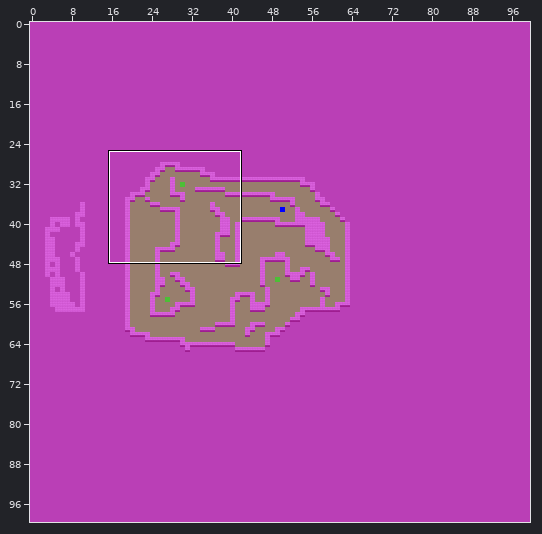
An edit to a level. Tiled map, raw-assets/tilemaps/main.tmx. Above: a wide view before the commit, with the close-up outlined.
Close-up. Before the edit:
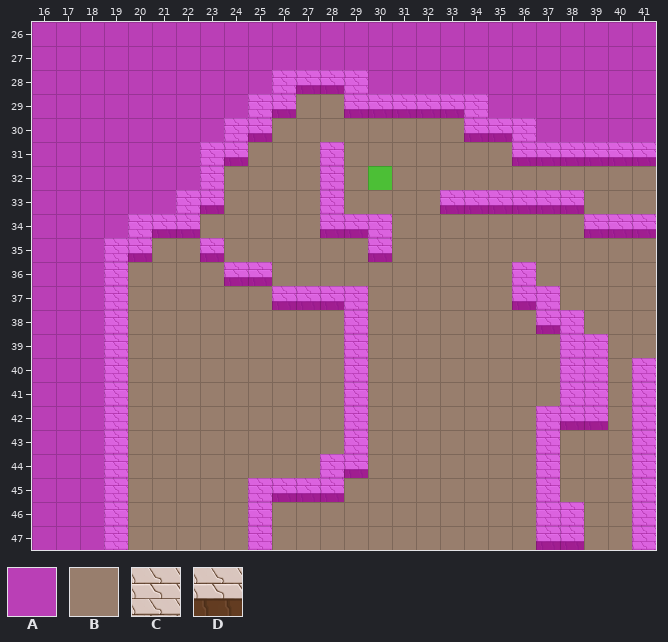
Cells are 128x128 px. Shown: x 16..41, y 26..47. The commit also changed other parts of the map, which this record leaves out.
Key: from "collision": A 0; from "terrain": B 0, C 1, D 3.
_ is an empty cell.
Layers that did not change in this view are not listed.
Layer "terrain" before, first column x 16:
26 BBBBBBBBBBBBBBBBBBBBBBBBBB
27 BBBBBBBBBBBBBBBBBBBBBBBBBB
28 BBBBBBBBBBCDDCBBBBBBBBBBBB
29 BBBBBBBBBCDBBDDDDDCBBBBBBB
30 BBBBBBBBCDBBBBBBBBDDCBBBBB
31 BBBBBBBCDBBBCBBBBBBBDDDDDD
32 BBBBBBBCBBBBCBBBBBBBBBBBBB
33 BBBBBBCDBBBBCBBBBDDDDDDBBB
34 BBBBCDDBBBBBDDCBBBBBBBBDDD
35 BBBCDBBDBBBBBBDBBBBBBBBBBB
36 BBBCBBBBDDBBBBBBBBBBCBBBBB
37 BBBCBBBBBBDDDCBBBBBBDCBBBB
38 BBBCBBBBBBBBBCBBBBBBBDCBBB
39 BBBCBBBBBBBBBCBBBBBBBBCCBB
40 BBBCBBBBBBBBBCBBBBBBBBCCBC
41 BBBCBBBBBBBBBCBBBBBBBBCCBC
42 BBBCBBBBBBBBBCBBBBBBBCDDBC
43 BBBCBBBBBBBBBCBBBBBBBCBBBC
44 BBBCBBBBBBBBCDBBBBBBBCBBBC
45 BBBCBBBBBCDDDBBBBBBBBCBBBC
46 BBBCBBBBBCBBBBBBBBBBBCCBBC
47 BBBCBBBBBCBBBBBBBBBBBDDBBC
Layer "collision" before, first column x 16:
26 AAAAAAAAAAAAAAAAAAAAAAAAAA
27 AAAAAAAAAAAAAAAAAAAAAAAAAA
28 AAAAAAAAAAAAAAAAAAAAAAAAAA
29 AAAAAAAAAAA__AAAAAAAAAAAAA
30 AAAAAAAAAA________AAAAAAAA
31 AAAAAAAAA___A_______AAAAAA
32 AAAAAAAA____A_____________
33 AAAAAAAA____A____AAAAAA___
34 AAAAAAA_____AAA________AAA
35 AAAAA__A______A___________
36 AAAA____AA__________A_____
37 AAAA______AAAA______AA____
38 AAAA_________A_______AA___
39 AAAA_________A________AA__
40 AAAA_________A________AA_A
41 AAAA_________A________AA_A
42 AAAA_________A_______AAA_A
43 AAAA_________A_______A___A
44 AAAA________AA_______A___A
45 AAAA_____AAAA________A___A
46 AAAA_____A___________AA__A
47 AAAA_____A___________AA__A
New version:
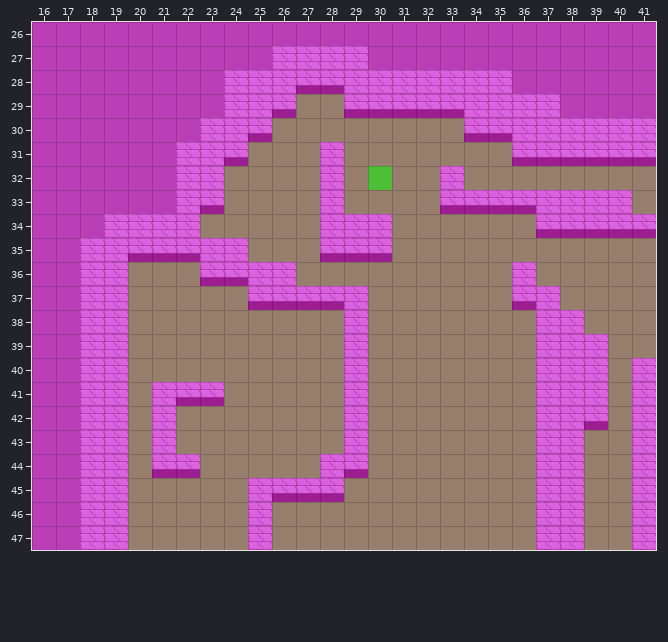
See-through tiles are keyed as they look on the map.
Edits made:
Layer "terrain":
y 27: x 26..29 BBBB -> CCCC
y 28: x 24..25 BB -> CC; x 30..35 BBBBBB -> CCCCCC
y 29: x 24 B -> C; x 35..37 BBB -> CCC
y 30: x 23 B -> C; x 37..41 BBBBB -> CCCCC
y 31: x 22 B -> C
y 32: x 22 B -> C; x 33 B -> C
y 33: x 37..40 DDBB -> CCCC
y 34: x 19 B -> C; x 21..22 DD -> CC; x 28..29 DD -> CC; x 37..38 BB -> DD
y 35: x 18 B -> C; x 21..24 BBDB -> DDCC; x 28..29 BB -> DD
y 36: x 18 B -> C; x 23 B -> D; x 25..26 DB -> CC
y 37: x 18 B -> C; x 25 B -> D
y 38: x 18 B -> C; x 37 D -> C
y 39..40: x 18 B -> C; x 37 B -> C
y 41: x 18 B -> C; x 21..23 BBB -> CDD; x 37 B -> C
y 42: x 18 B -> C; x 21 B -> C; x 38 D -> C
y 43: x 18 B -> C; x 21 B -> C; x 38 B -> C
y 44: x 18 B -> C; x 21..22 BB -> DD; x 38 B -> C
y 45: x 18 B -> C; x 38 B -> C
y 46: x 18 B -> C
y 47: x 18 B -> C; x 37..38 DD -> CC
Layer "collision":
y 32: x 33 _ -> A
y 33: x 39..40 __ -> AA
y 34: x 37..38 __ -> AA
y 35: x 21..22 __ -> AA; x 24 _ -> A; x 28..29 __ -> AA
y 36: x 23 _ -> A; x 26 _ -> A
y 37: x 25 _ -> A
y 39..40: x 37 _ -> A
y 41: x 21..23 ___ -> AAA; x 37 _ -> A
y 42: x 21 _ -> A
y 43: x 21 _ -> A; x 38 _ -> A
y 44: x 21..22 __ -> AA; x 38 _ -> A
y 45: x 38 _ -> A
Changed places in both close-ups, as pixel boxes (x1, y1, x2, y2):
changed: (176, 46, 656, 190)
changed: (536, 190, 632, 238)
changed: (80, 214, 128, 550)
changed: (152, 229, 296, 310)
changed: (320, 229, 368, 262)
changed: (536, 325, 584, 502)
changed: (152, 382, 224, 478)
changed: (536, 541, 584, 550)
